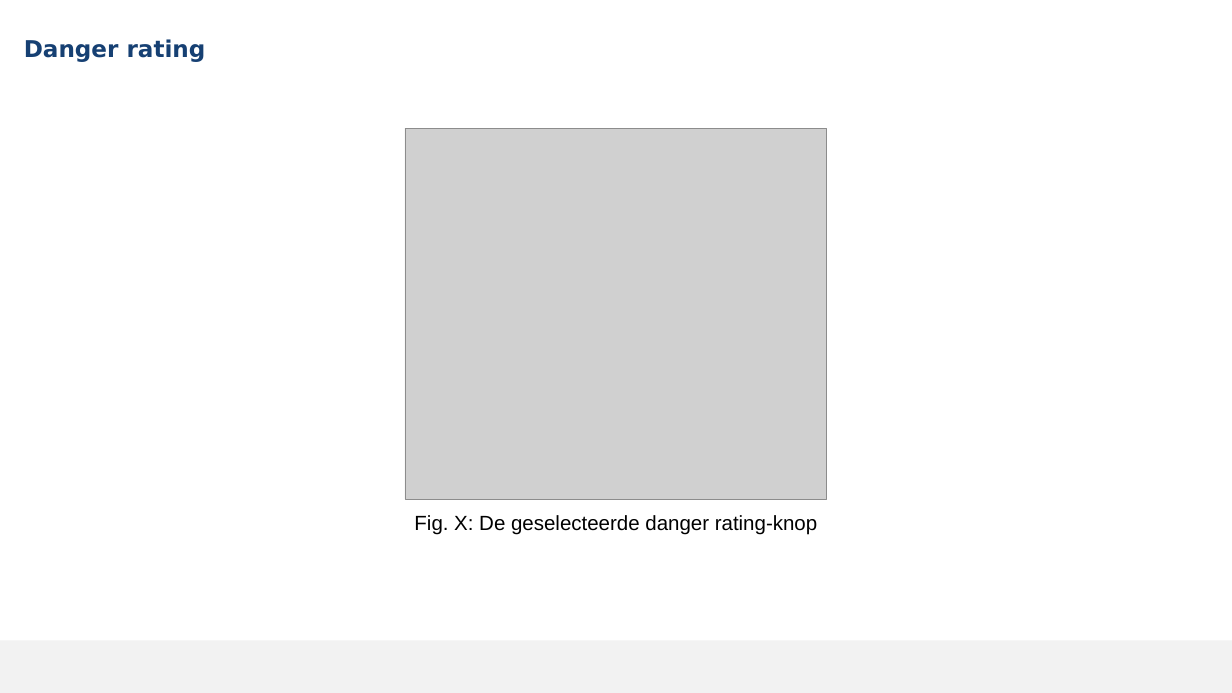
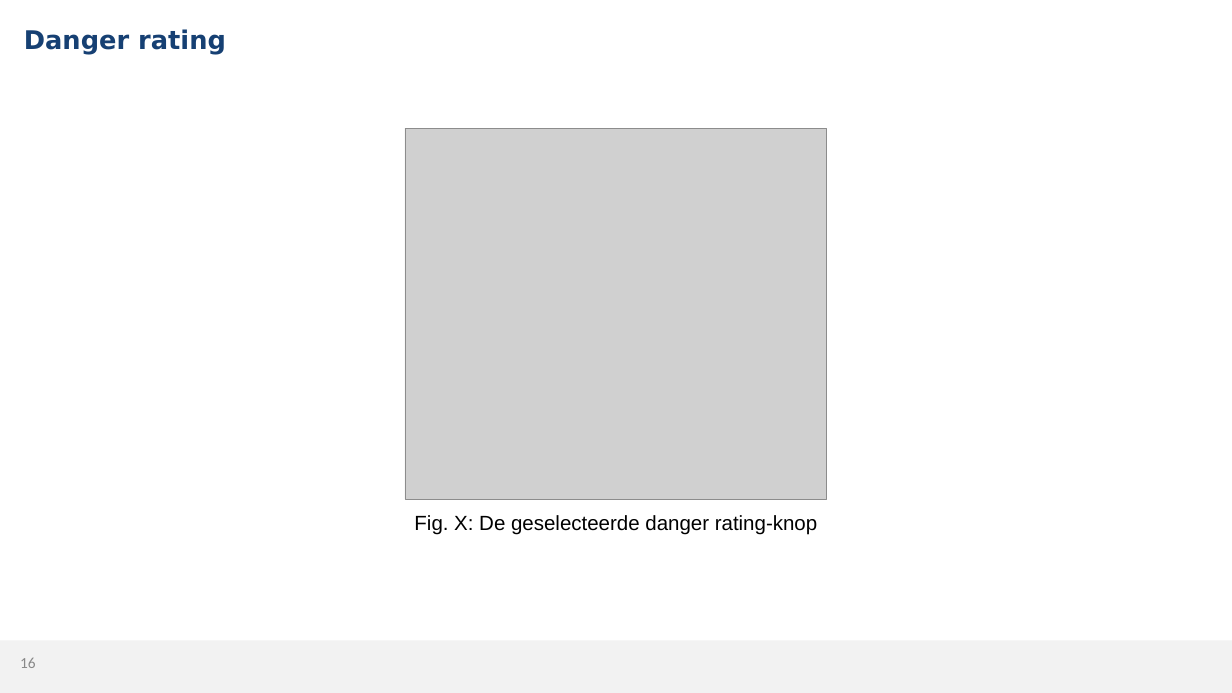
Before and after one commit to MikaG-1952764/masterproef, a slide deck: slide 16 of MP2526_Verdediging.pptx. Drawn at 1232x693 pixels with LibreOffice and Linux fonts; fonts in the diff are those of the drawing; grey boxes stand for pictures; background and template pictures are left out. Boxes give left, top, right and bottom in pixels: in the first picture for what was removed or moved away, otherwise in the second. Text is boxed around its words. In the diff, an @@ line names an element or a change of style, - is before the commit and + after.

```diff
--- a/MP2526_Verdediging.pptx
+++ b/MP2526_Verdediging.pptx
@@ title "Danger rating": place and size @@
-title "Danger rating" at [24,39,206,62]
+title "Danger rating" at [24,29,226,55]
@@ title "Danger rating" at [24,29,226,55]: size 18 to 20 pt @@
@@ page number added at [20,658,36,668], 12 pt, text #898989 @@
+16
```
Also in this commit, not shown: 35 other slides changed, 1 slide added, 1 slide removed, 1 other file.
